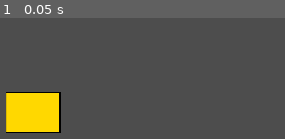
Above: before the commit, frame 1.
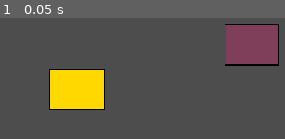
Above: after the commit, the same moment.

Repository: aduImperfect/DosaPointers
Game: Godot game, scene res://TSCN/main.tscn
The game is run twice, just before and just after one commit, with the same random seed, the same clock (stepped at 60 frames per second) and the same inputs.
Inputs:
- Up to frame 1 (0.05 s): no input

The runs differ from the first frame. In frame 1, 19% of the frame differs, in the area x 2-98%, y 4-96%.

Commit message:
A and B types of plates for control of 2p

Diff:
--- a/dosa-pointers/TSCN/level.tscn
+++ b/dosa-pointers/TSCN/level.tscn
@@ -1,8 +1,12 @@
 [gd_scene format=3 uid="uid://cw2vsvkhbobeu"]
 
-[ext_resource type="PackedScene" uid="uid://cbhxm7ts62dt6" path="res://TSCN/plate.tscn" id="1_ar723"]
+[ext_resource type="PackedScene" uid="uid://bd6c24l3usbs0" path="res://TSCN/plate_a.tscn" id="1_ucb7h"]
+[ext_resource type="PackedScene" uid="uid://c0rbw73e6r6ok" path="res://TSCN/plate_b.tscn" id="2_kk7ja"]
 
 [node name="Level" type="Node2D" unique_id=1957075048]
 
-[node name="Plate" parent="." unique_id=1268479344 instance=ExtResource("1_ar723")]
-position = Vector2(298, 458)
+[node name="PlateA" parent="." unique_id=281773621 instance=ExtResource("1_ucb7h")]
+position = Vector2(362, 426)
+
+[node name="PlateB" parent="." unique_id=985205898 instance=ExtResource("2_kk7ja")]
+position = Vector2(613, 361)
--- /dev/null
+++ b/dosa-pointers/TSCN/plate_a.tscn
@@ -0,0 +1,9 @@
+[gd_scene format=3 uid="uid://bd6c24l3usbs0"]
+
+[ext_resource type="Texture2D" uid="uid://dyyou1ehvft2a" path="res://Textures/PlateA_0.png" id="1_22arr"]
+
+[node name="PlateA" type="Node2D" unique_id=281773621]
+
+[node name="PlateA_Image" type="Sprite2D" parent="." unique_id=1573422557]
+scale = Vector2(0.1, 0.1)
+texture = ExtResource("1_22arr")
--- /dev/null
+++ b/dosa-pointers/TSCN/plate_b.tscn
@@ -0,0 +1,9 @@
+[gd_scene format=3 uid="uid://c0rbw73e6r6ok"]
+
+[ext_resource type="Texture2D" uid="uid://dt1hbjuf70cpp" path="res://Textures/PlateB_0.png" id="1_7me47"]
+
+[node name="PlateB" type="Node2D" unique_id=985205898]
+
+[node name="PlateB_Image" type="Sprite2D" parent="." unique_id=1455335610]
+scale = Vector2(0.1, 0.1)
+texture = ExtResource("1_7me47")
Not shown: 1 places in dosa-pointers/TSCN/plate.tscn that only renumber resources
Renamed: dosa-pointers/Textures/Plate_0.png -> dosa-pointers/Textures/PlateA_0.png
Not shown, added: dosa-pointers/Textures/PlateA_0.png.import
Renamed: dosa-pointers/Textures/Plate_1.png -> dosa-pointers/Textures/PlateA_1.png
Not shown, added: dosa-pointers/Textures/PlateA_1.png.import
Renamed: dosa-pointers/Textures/Plate_2.png -> dosa-pointers/Textures/PlateA_2.png
Not shown, changed: dosa-pointers/Textures/PlateA_2.png.import
Renamed: dosa-pointers/Textures/Plate_3.png -> dosa-pointers/Textures/PlateA_3.png
Not shown, added: dosa-pointers/Textures/PlateA_3.png.import
Renamed: dosa-pointers/Textures/Plate_4.png -> dosa-pointers/Textures/PlateA_4.png
Not shown, changed: dosa-pointers/Textures/PlateA_4.png.import
Renamed: dosa-pointers/Textures/Plate_5.png -> dosa-pointers/Textures/PlateA_5.png
(and 14 more such lines)
